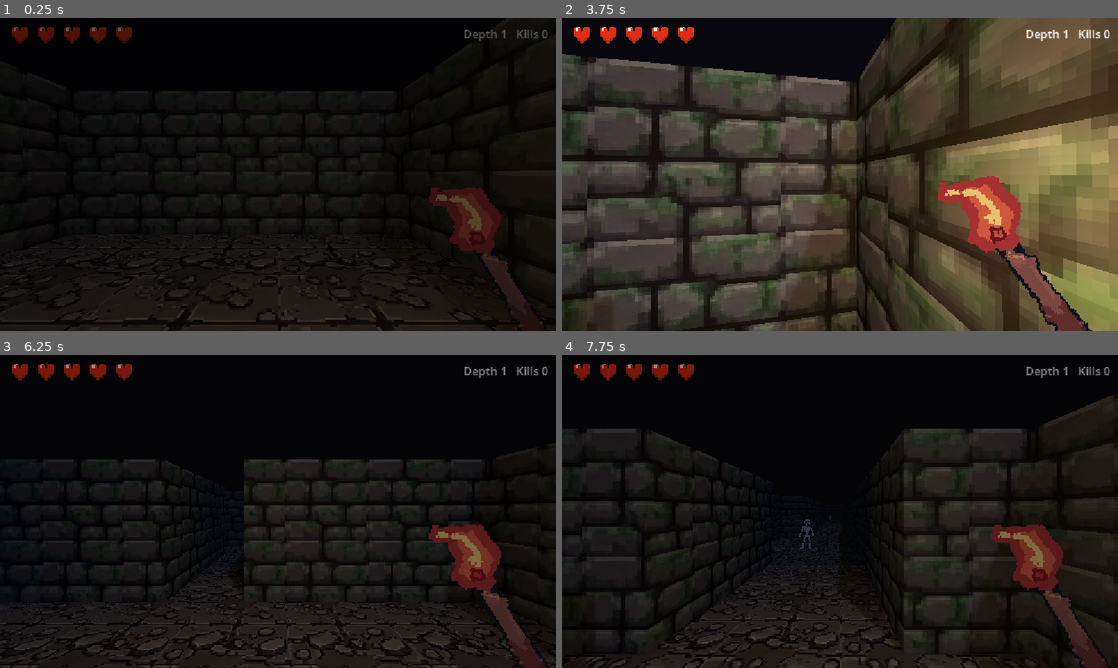
Above: before the commit, frames 1-4 (two rows, left to right).
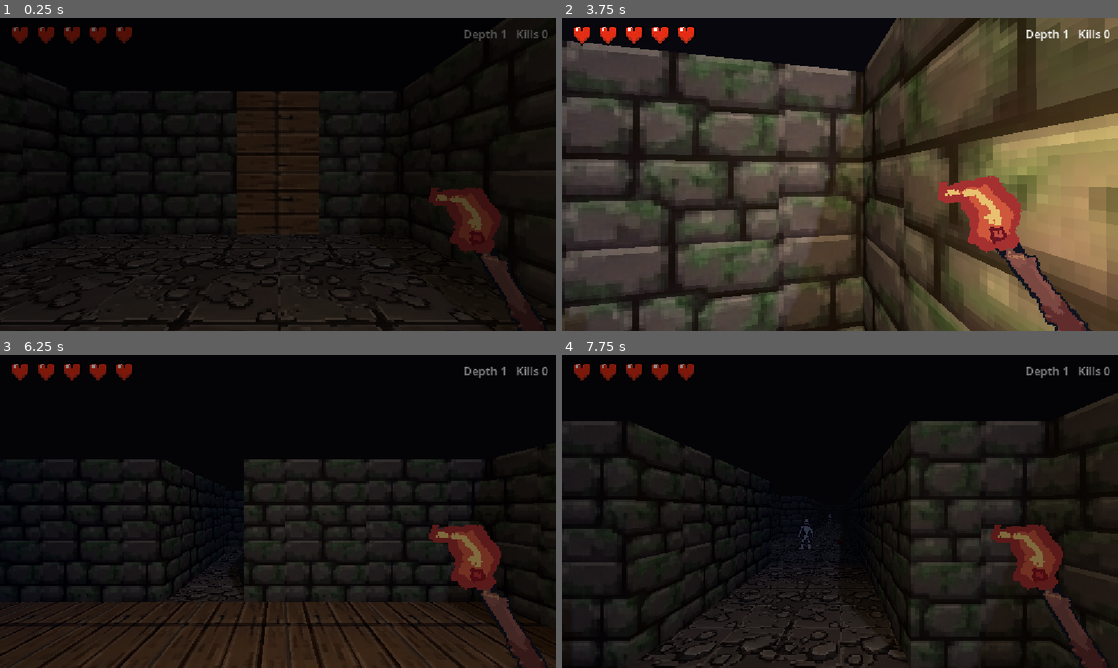
Above: after the commit, the same moments.

Repository: WatcherAtTheThreshold/threshold-deep
Game: Godot game, scene res://scenes/dungeon.tscn
The game is run twice, just before and just after one commit, with the same random seed, the same clock (stepped at 60 frames per second) and the same inputs.
Inputs (mouse positions are in pixels of both pictures, inside the frame that each line leads up to):
- Up to frame 1 (0.25 s): no input
- Up to frame 2 (3.75 s): tap Enter at 0.5 s; move the mouse to (867, 174) at 0.52 s; press the mouse at (867, 174) at 0.53 s; hold W (move_forward) from 0.53 s (still down); tap Space (jump) at 0.77, 1.52, 2.75, 3.02 s; move the mouse to (812, 174) at 1.27 s; release the mouse at (812, 174) at 1.28 s; tap R at 1.35, 2.85 s; move the mouse to (851, 168) at 2.02 s; press the mouse at (851, 168) at 2.03 s; move the mouse to (834, 180) at 2.77 s; release the mouse at (834, 180) at 2.78 s; move the mouse to (878, 177) at 3.52 s; press the mouse at (878, 177) at 3.53 s
- Up to frame 3 (6.25 s): tap Space (jump) at 3.77, 4.52, 6.02 s; move the mouse to (233, 508) at 4.27 s; release the mouse at (233, 508) at 4.28 s; tap R at 4.35, 5.85 s; move the mouse to (283, 511) at 5.02 s; press the mouse at (283, 511) at 5.03 s; tap Enter at 5.75 s; move the mouse to (255, 505) at 5.77 s; release W (move_forward) at 5.78 s; release the mouse at (255, 505) at 5.78 s; hold D (move_right) from 5.78 s (still down)
- Up to frame 4 (7.75 s): move the mouse to (867, 511) at 6.52 s; release D (move_right) at 6.53 s; press the mouse at (867, 511) at 6.53 s; hold W (move_forward) from 6.53 s (still down); tap Space (jump) at 6.77, 7.52 s; move the mouse to (812, 511) at 7.27 s; release the mouse at (812, 511) at 7.28 s; tap R at 7.35 s

The runs differ from the first frame. In frame 1, 1.2% of the frame differs, in the area x 42-58%, y 23-70%; in frame 2, 37%, in the area x 0-100%, y 0-100%; in frame 3, 5.8%; in frame 4, 7.5%.

Commit message:
Breakable wooden walls, collapsing wooden floors, and holes
- Tileset: wall_wood, floor_wood, and a dark recessed hole tile
- Generator: some walls separating two walkable cells become wooden
  (guaranteed shortcuts, W); some rooms get plank patches (,)
- Two torch swings break a wooden wall into open floor (swing now
  raycasts the GridMap; dungeon.damage_wall resolves the cell)
- Stepping off a wooden floor cell has a 35% chance to collapse it
  into a hole behind the player - no fall, just lost ground
- Holes live in a second GridMap on collision layer 2: they block
  all bodies (characters now use collision_mask 3) but sight rays
  and wizard orbs pass over

Co-Authored-By: Claude Fable 5 <noreply@anthropic.com>

Diff:
--- a/resources/dungeon_tiles.tres
+++ b/resources/dungeon_tiles.tres
@@ -1,7 +1,9 @@
-[gd_resource type="MeshLibrary" load_steps=9 format=3]
+[gd_resource type="MeshLibrary" load_steps=18 format=3]
 
 [ext_resource type="Texture2D" path="res://assets/tiles/floor_stone.png" id="1_floor"]
 [ext_resource type="Texture2D" path="res://assets/tiles/wall_stone.png" id="2_wall"]
+[ext_resource type="Texture2D" path="res://assets/tiles/floor_wooden.png" id="3_floor_wood"]
+[ext_resource type="Texture2D" path="res://assets/tiles/wall_wooden.png" id="4_wall_wood"]
 
 [sub_resource type="StandardMaterial3D" id="mat_floor"]
 albedo_texture = ExtResource("1_floor")
@@ -10,13 +12,6 @@
 uv1_triplanar = true
 uv1_scale = Vector3(0.5, 0.5, 0.5)
 
-[sub_resource type="BoxMesh" id="mesh_floor"]
-material = SubResource("mat_floor")
-size = Vector3(2, 0.5, 2)
-
-[sub_resource type="BoxShape3D" id="shape_floor"]
-size = Vector3(2, 0.5, 2)
-
 [sub_resource type="StandardMaterial3D" id="mat_wall"]
 albedo_texture = ExtResource("2_wall")
 roughness = 0.85
@@ -24,12 +19,52 @@
 uv1_triplanar = true
 uv1_scale = Vector3(0.5, 0.5, 0.5)
 
+[sub_resource type="StandardMaterial3D" id="mat_floor_wood"]
+albedo_texture = ExtResource("3_floor_wood")
+roughness = 0.8
+texture_filter = 0
+uv1_triplanar = true
+uv1_scale = Vector3(0.5, 0.5, 0.5)
+
+[sub_resource type="StandardMaterial3D" id="mat_wall_wood"]
+albedo_texture = ExtResource("4_wall_wood")
+roughness = 0.8
+texture_filter = 0
+uv1_triplanar = true
+uv1_scale = Vector3(0.5, 0.5, 0.5)
+
+[sub_resource type="StandardMaterial3D" id="mat_hole"]
+albedo_color = Color(0.02, 0.015, 0.02, 1)
+roughness = 1.0
+
+[sub_resource type="BoxMesh" id="mesh_floor"]
+material = SubResource("mat_floor")
+size = Vector3(2, 0.5, 2)
+
 [sub_resource type="BoxMesh" id="mesh_wall"]
 material = SubResource("mat_wall")
 size = Vector3(2, 4, 2)
 
+[sub_resource type="BoxMesh" id="mesh_floor_wood"]
+material = SubResource("mat_floor_wood")
+size = Vector3(2, 0.5, 2)
+
+[sub_resource type="BoxMesh" id="mesh_wall_wood"]
+material = SubResource("mat_wall_wood")
+size = Vector3(2, 4, 2)
+
+[sub_resource type="BoxMesh" id="mesh_hole"]
+material = SubResource("mat_hole")
+size = Vector3(2, 0.2, 2)
+
+[sub_resource type="BoxShape3D" id="shape_floor"]
+size = Vector3(2, 0.5, 2)
+
 [sub_resource type="BoxShape3D" id="shape_wall"]
 size = Vector3(2, 4, 2)
+
+[sub_resource type="BoxShape3D" id="shape_hole"]
+size = Vector3(2, 3, 2)
 
 [resource]
 item/0/name = "floor"
@@ -40,3 +75,15 @@
 item/1/mesh = SubResource("mesh_wall")
 item/1/mesh_transform = Transform3D(1, 0, 0, 0, 1, 0, 0, 0, 1, 0, 0, 0)
 item/1/shapes = [SubResource("shape_wall"), Transform3D(1, 0, 0, 0, 1, 0, 0, 0, 1, 0, 0, 0)]
+item/2/name = "floor_wood"
+item/2/mesh = SubResource("mesh_floor_wood")
+item/2/mesh_transform = Transform3D(1, 0, 0, 0, 1, 0, 0, 0, 1, 0, -1.75, 0)
+item/2/shapes = [SubResource("shape_floor"), Transform3D(1, 0, 0, 0, 1, 0, 0, 0, 1, 0, -1.75, 0)]
+item/3/name = "wall_wood"
+item/3/mesh = SubResource("mesh_wall_wood")
+item/3/mesh_transform = Transform3D(1, 0, 0, 0, 1, 0, 0, 0, 1, 0, 0, 0)
+item/3/shapes = [SubResource("shape_wall"), Transform3D(1, 0, 0, 0, 1, 0, 0, 0, 1, 0, 0, 0)]
+item/4/name = "hole"
+item/4/mesh = SubResource("mesh_hole")
+item/4/mesh_transform = Transform3D(1, 0, 0, 0, 1, 0, 0, 0, 1, 0, -2.25, 0)
+item/4/shapes = [SubResource("shape_hole"), Transform3D(1, 0, 0, 0, 1, 0, 0, 0, 1, 0, -0.5, 0)]
--- a/scenes/dungeon.tscn
+++ b/scenes/dungeon.tscn
@@ -30,5 +30,10 @@
 mesh_library = ExtResource("2_tiles")
 cell_size = Vector3(2, 4, 2)
 
+[node name="HoleMap" type="GridMap" parent="."]
+mesh_library = ExtResource("2_tiles")
+cell_size = Vector3(2, 4, 2)
+collision_layer = 2
+
 [node name="Player" parent="." instance=ExtResource("3_player")]
 position = Vector3(5, 1.5, 5)
--- a/scenes/player.tscn
+++ b/scenes/player.tscn
@@ -10,6 +10,7 @@
 height = 1.8
 
 [node name="Player" type="CharacterBody3D" groups=["player"]]
+collision_mask = 3
 script = ExtResource("1_player")
 
 [node name="CollisionShape3D" type="CollisionShape3D" parent="."]
--- a/scenes/skeleton.tscn
+++ b/scenes/skeleton.tscn
@@ -8,6 +8,7 @@
 height = 1.8
 
 [node name="Skeleton" type="CharacterBody3D" groups=["enemies"]]
+collision_mask = 3
 script = ExtResource("1_skeleton")
 
 [node name="CollisionShape3D" type="CollisionShape3D" parent="."]
--- a/scenes/wizard.tscn
+++ b/scenes/wizard.tscn
@@ -9,6 +9,7 @@
 
 [node name="Wizard" type="CharacterBody3D" groups=["enemies"]]
 
+collision_mask = 3
 script = ExtResource("1_wizard")
 
 [node name="CollisionShape3D" type="CollisionShape3D" parent="."]
--- a/scripts/dungeon.gd
+++ b/scripts/dungeon.gd
@@ -4,20 +4,41 @@
 const WIZARD_SCENE := preload("res://scenes/wizard.tscn")
 const POTION_SCENE := preload("res://scenes/potion.tscn")
 const HATCH_SCENE := preload("res://scenes/hatch.tscn")
-const ROOM_POTION_CHANCE := 0.3
-const EXTRA_SKELETON_CHANCE_PER_DEPTH := 0.15
-const WIZARD_CHANCE_PER_DEPTH := 0.15
-const WIZARD_CHANCE_MAX := 0.45
+
 const GRID_WIDTH := 40
 const GRID_HEIGHT := 28
 const ROOM_ATTEMPTS := 14
 const CELL_SIZE := 2.0
 
+const ROOM_POTION_CHANCE := 0.3
+const EXTRA_SKELETON_CHANCE_PER_DEPTH := 0.15
+const WIZARD_CHANCE_PER_DEPTH := 0.15
+const WIZARD_CHANCE_MAX := 0.45
+
+const WOOD_WALL_HITS := 2
+const FLOOR_COLLAPSE_CHANCE := 0.35
+
+var floor_id := -1
+var wall_id := -1
+var floor_wood_id := -1
+var wall_wood_id := -1
+var hole_id := -1
+
+var wall_damage := {}
+var last_player_cell := Vector3i(-9999, 0, -9999)
+
 @onready var grid_map: GridMap = $GridMap
-@onready var player: CharacterBody3D = $Player
+@onready var hole_map: GridMap = $HoleMap
+@onready var player: Player = $Player
 
 
 func _ready() -> void:
+	floor_id = grid_map.mesh_library.find_item_by_name("floor")
+	wall_id = grid_map.mesh_library.find_item_by_name("wall")
+	floor_wood_id = grid_map.mesh_library.find_item_by_name("floor_wood")
+	wall_wood_id = grid_map.mesh_library.find_item_by_name("wall_wood")
+	hole_id = grid_map.mesh_library.find_item_by_name("hole")
+
 	var rng := RandomNumberGenerator.new()
 	rng.randomize()
 	var dungeon := DungeonGenerator.generate(GRID_WIDTH, GRID_HEIGHT, ROOM_ATTEMPTS, rng)
@@ -30,6 +51,30 @@
 
 	_build(map)
 	_populate(rooms)
+	last_player_cell = _player_cell()
+
+
+func _physics_process(_delta: float) -> void:
+	# Wooden floors give way behind you: when the player leaves a
+	# plank cell, it may collapse into a hole.
+	var cell := _player_cell()
+	if cell != last_player_cell:
+		if grid_map.get_cell_item(last_player_cell) == floor_wood_id \
+				and randf() < FLOOR_COLLAPSE_CHANCE:
+			grid_map.set_cell_item(last_player_cell, GridMap.INVALID_CELL_ITEM)
+			hole_map.set_cell_item(last_player_cell, hole_id)
+		last_player_cell = cell
+
+
+func damage_wall(hit_pos: Vector3, hit_normal: Vector3) -> void:
+	# Called by the player's swing when it lands on the GridMap.
+	# Nudge inward past the surface so we sample the struck cell.
+	var cell := grid_map.local_to_map(grid_map.to_local(hit_pos - hit_normal * 0.05))
+	if grid_map.get_cell_item(cell) != wall_wood_id:
+		return
+	wall_damage[cell] = wall_damage.get(cell, 0) + 1
+	if wall_damage[cell] >= WOOD_WALL_HITS:
+		grid_map.set_cell_item(cell, floor_id)
 
 
 func _unhandled_input(event: InputEvent) -> void:
@@ -38,26 +83,37 @@
 		get_tree().reload_current_scene()
 
 
+func _player_cell() -> Vector3i:
+	var cell := grid_map.local_to_map(grid_map.to_local(player.global_position))
+	cell.y = 0
+	return cell
+
+
 func _build(map: Array[String]) -> void:
-	var floor_id := grid_map.mesh_library.find_item_by_name("floor")
-	var wall_id := grid_map.mesh_library.find_item_by_name("wall")
 	for z in map.size():
 		for x in map[z].length():
-			var id := wall_id if map[z][x] == "#" else floor_id
+			var id := floor_id
+			match map[z][x]:
+				"#":
+					id = wall_id
+				"W":
+					id = wall_wood_id
+				",":
+					id = floor_wood_id
 			grid_map.set_cell_item(Vector3i(x, 0, z), id)
 
 
 func _populate(rooms: Array[Rect2i]) -> void:
-	# Player starts in the first room; every other room gets a skeleton.
+	# Player starts in the first room; every other room gets enemies.
 	player.position = _cell_to_world(rooms[0].get_center())
 	var extra_chance := minf(
 		EXTRA_SKELETON_CHANCE_PER_DEPTH * (RunState.depth - 1), 0.6)
+	var wizard_chance := minf(
+		WIZARD_CHANCE_PER_DEPTH * (RunState.depth - 1), WIZARD_CHANCE_MAX)
 	for i in range(1, rooms.size()):
 		var spawn_cells: Array[Vector2i] = [rooms[i].get_center()]
 		if randf() < extra_chance:
 			spawn_cells.append(rooms[i].get_center() + Vector2i(-1, 0))
-		var wizard_chance := minf(
-			WIZARD_CHANCE_PER_DEPTH * (RunState.depth - 1), WIZARD_CHANCE_MAX)
 		for cell in spawn_cells:
 			var enemy: Node3D
 			if randf() < wizard_chance:
--- a/scripts/dungeon_generator.gd
+++ b/scripts/dungeon_generator.gd
@@ -1,8 +1,12 @@
 class_name DungeonGenerator
 extends RefCounted
 
-## Generates a dungeon as a grid of "#" (wall) and "." (floor) —
-## the same shape of data as the old hand-typed MAP.
+## Generates a dungeon as a grid of characters — the same shape of
+## data as the old hand-typed MAP:
+##   "#"  stone wall
+##   "W"  wooden wall (breakable: two hits open it into floor)
+##   "."  stone floor
+##   ","  wooden floor (may collapse into a hole behind the player)
 ##
 ## Algorithm (rooms + corridors):
 ##   1. Try to place a number of random rectangular rooms, keeping
@@ -10,6 +14,11 @@
 ##   2. Walk the room list in order, carving an L-shaped corridor
 ##      from each room's center to the previous room's center.
 ##   3. Everything not carved stays wall.
+##   4. Some rooms get a patch of wooden flooring; some walls that
+##      separate two walkable cells turn wooden (secret shortcuts).
+
+const WOOD_WALL_CHANCE := 0.12
+const WOOD_FLOOR_ROOM_CHANCE := 0.35
 
 
 static func generate(width: int, height: int, room_attempts: int, rng: RandomNumberGenerator) -> Dictionary:
@@ -48,12 +57,45 @@
 			_carve_v(floor_cells, a.y, b.y, a.x)
 			_carve_h(floor_cells, a.x, b.x, b.y)
 
-	# Render the set out to rows of "#" and ".".
+	# Wooden floor patches: a sub-rectangle of planks in some rooms.
+	var wood_floor := {}
+	for room in rooms:
+		if rng.randf() < WOOD_FLOOR_ROOM_CHANCE:
+			var pw := rng.randi_range(2, room.size.x)
+			var ph := rng.randi_range(2, room.size.y)
+			var px := room.position.x + rng.randi_range(0, room.size.x - pw)
+			var py := room.position.y + rng.randi_range(0, room.size.y - ph)
+			for cy in range(py, py + ph):
+				for cx in range(px, px + pw):
+					wood_floor[Vector2i(cx, cy)] = true
+
+	# Wooden walls: only where a wall separates two walkable cells,
+	# so breaking one always opens a real shortcut.
+	var wood_wall := {}
+	for cy in range(1, height - 1):
+		for cx in range(1, width - 1):
+			var c := Vector2i(cx, cy)
+			if floor_cells.has(c):
+				continue
+			var ns: bool = floor_cells.has(c + Vector2i.UP) \
+					and floor_cells.has(c + Vector2i.DOWN)
+			var ew: bool = floor_cells.has(c + Vector2i.LEFT) \
+					and floor_cells.has(c + Vector2i.RIGHT)
+			if (ns or ew) and rng.randf() < WOOD_WALL_CHANCE:
+				wood_wall[c] = true
+
+	# Render the sets out to rows of characters.
 	var map: Array[String] = []
 	for cy in height:
 		var row := ""
 		for cx in width:
-			row += "." if floor_cells.has(Vector2i(cx, cy)) else "#"
+			var c := Vector2i(cx, cy)
+			if floor_cells.has(c):
+				row += "," if wood_floor.has(c) else "."
+			elif wood_wall.has(c):
+				row += "W"
+			else:
+				row += "#"
 		map.append(row)
 
 	return {"map": map, "rooms": rooms}
--- a/scripts/player.gd
+++ b/scripts/player.gd
@@ -93,6 +93,16 @@
 		if to.length() <= ATTACK_RANGE \
 				and forward.angle_to(to.normalized()) <= deg_to_rad(ATTACK_ARC_DEG):
 			enemy.take_damage(1, to.normalized(), self)
+	# The swing also lands on whatever wall you're facing — the
+	# dungeon decides if that cell is breakable.
+	var from := camera.global_position
+	var ray_to := from - camera.global_transform.basis.z * (ATTACK_RANGE + 0.2)
+	var query := PhysicsRayQueryParameters3D.create(from, ray_to, 1, [get_rid()])
+	var hit := get_world_3d().direct_space_state.intersect_ray(query)
+	if not hit.is_empty() and hit.collider is GridMap:
+		var scene := get_tree().current_scene
+		if scene.has_method("damage_wall"):
+			scene.damage_wall(hit.position, hit.normal)
 
 
 func heal(amount: int) -> bool:
Binary file added: assets/tiles/floor_wooden.png
Binary file added: assets/tiles/wall_wooden.png
Not shown, changed: CLAUDE.md
